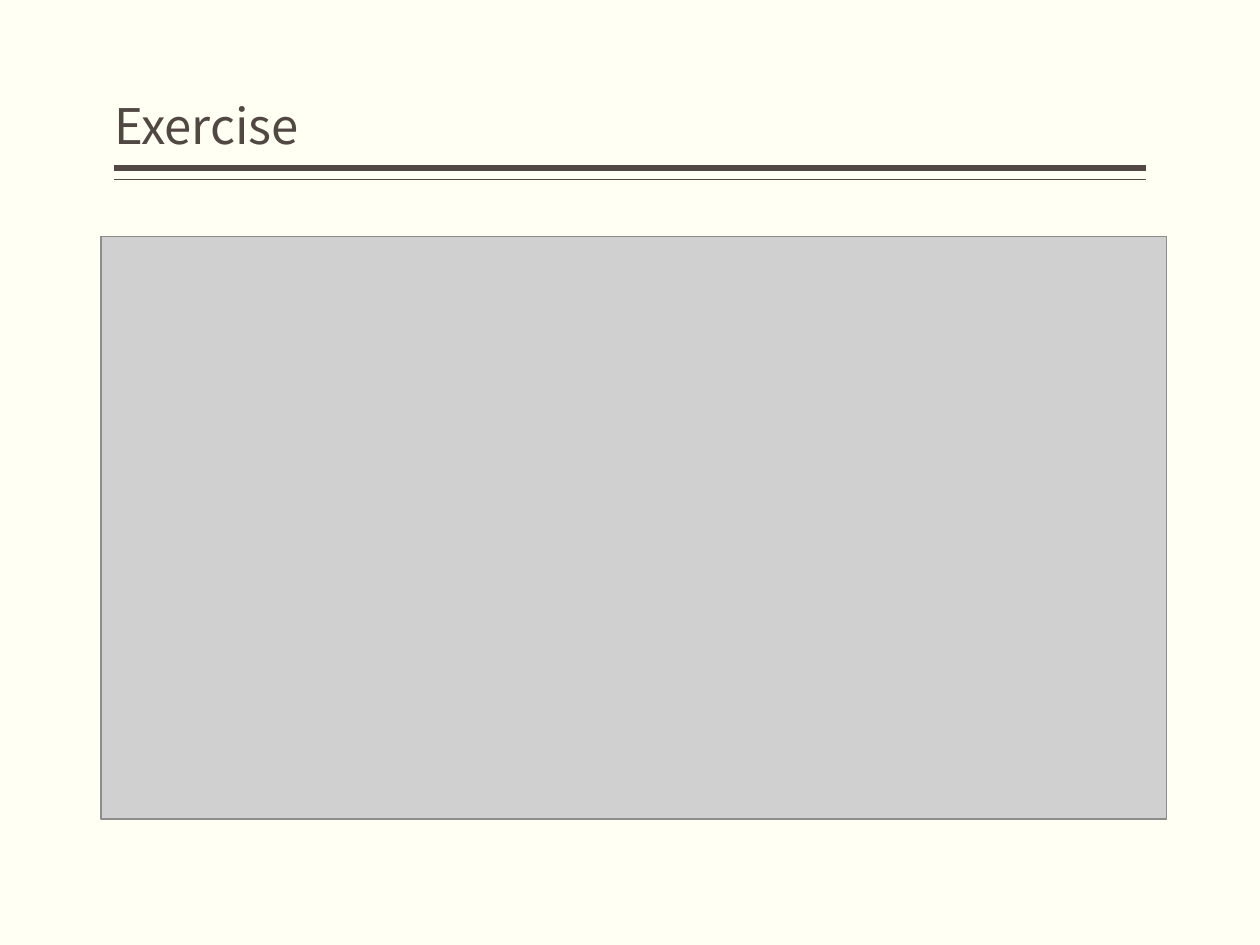
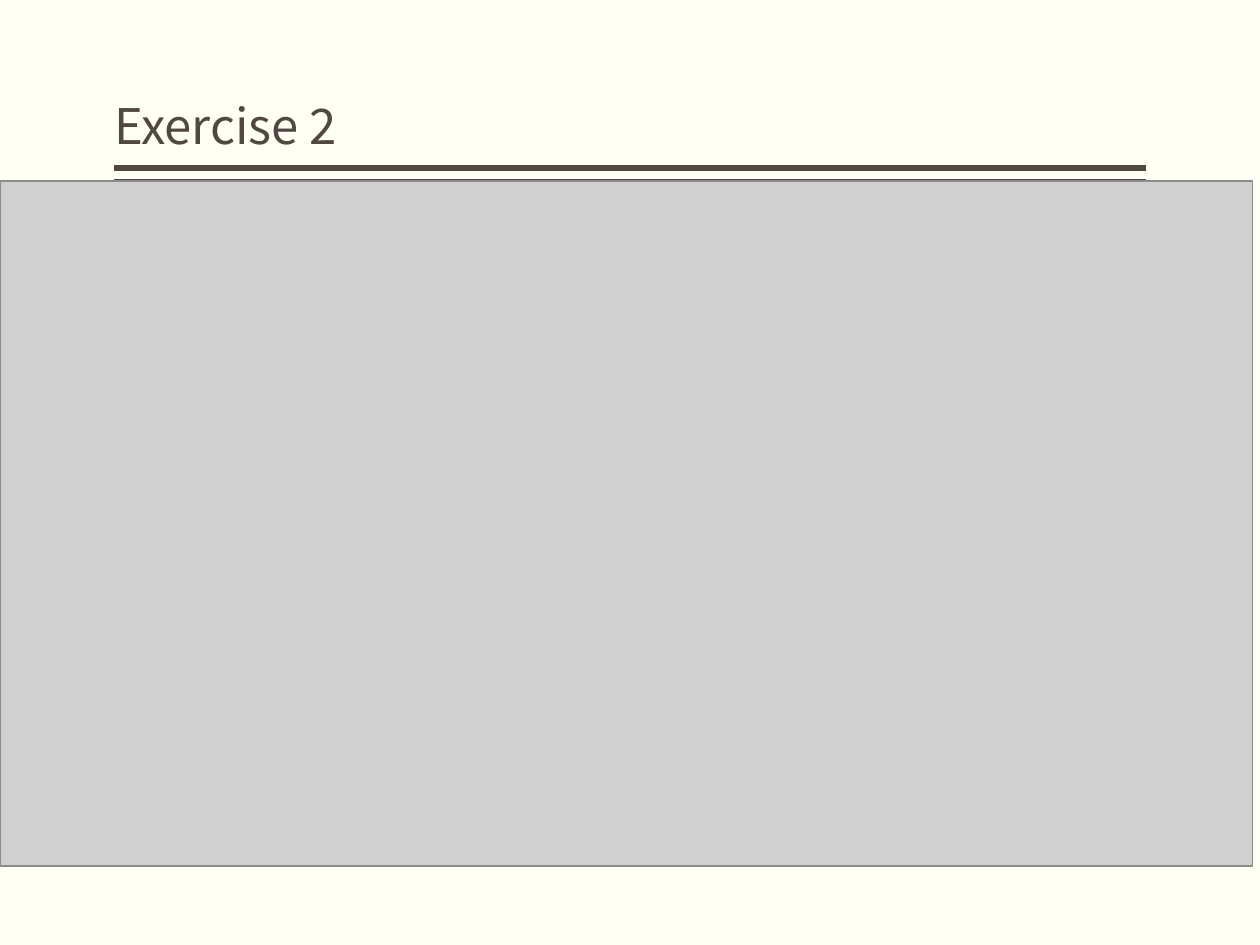
Before and after one commit to bonkboykz/jz81.github.io, a slide deck: slide 9 of course/sa/LectureNotes/(Spring2018)Exercise2-Answer.pptx. Drawn at 1260x945 pixels with LibreOffice and Linux fonts; fonts in the diff are those of the drawing; grey boxes stand for pictures. Boxes give left, top, right and bottom in pixels: in the first picture for what was removed or moved away, otherwise in the second. Text is boxed around its words. In the diff, an @@ line names an element or a change of style, - is before the commit and + after.

```diff
--- a/course/sa/LectureNotes/(Spring2018)Exercise2-Answer.pptx
+++ b/course/sa/LectureNotes/(Spring2018)Exercise2-Answer.pptx
@@ title at (114, 106, 337, 145): text changed @@
-Exercise
+Exercise 2
@@ picture: place and size @@
-picture at (101, 236, 1167, 819)
+picture at (0, 181, 1252, 867)
```
Also in this commit, not shown: 10 other slides changed.
